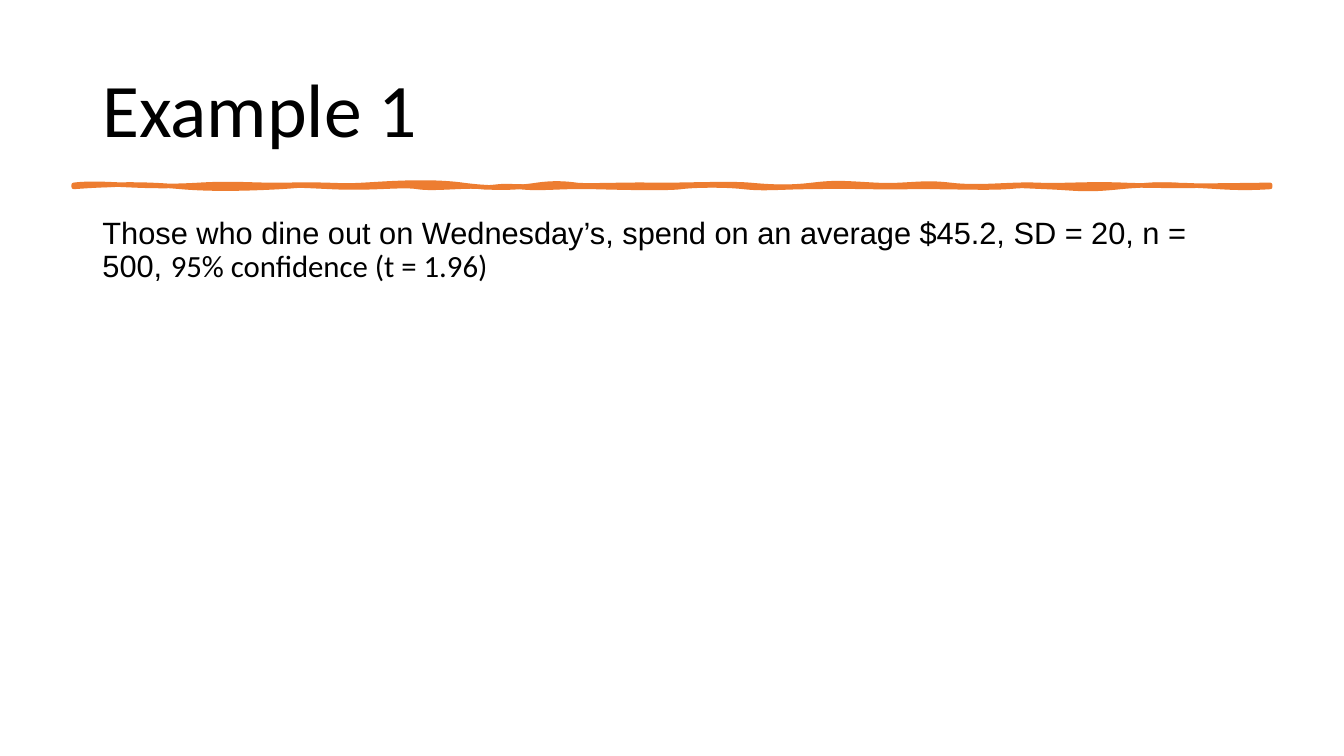
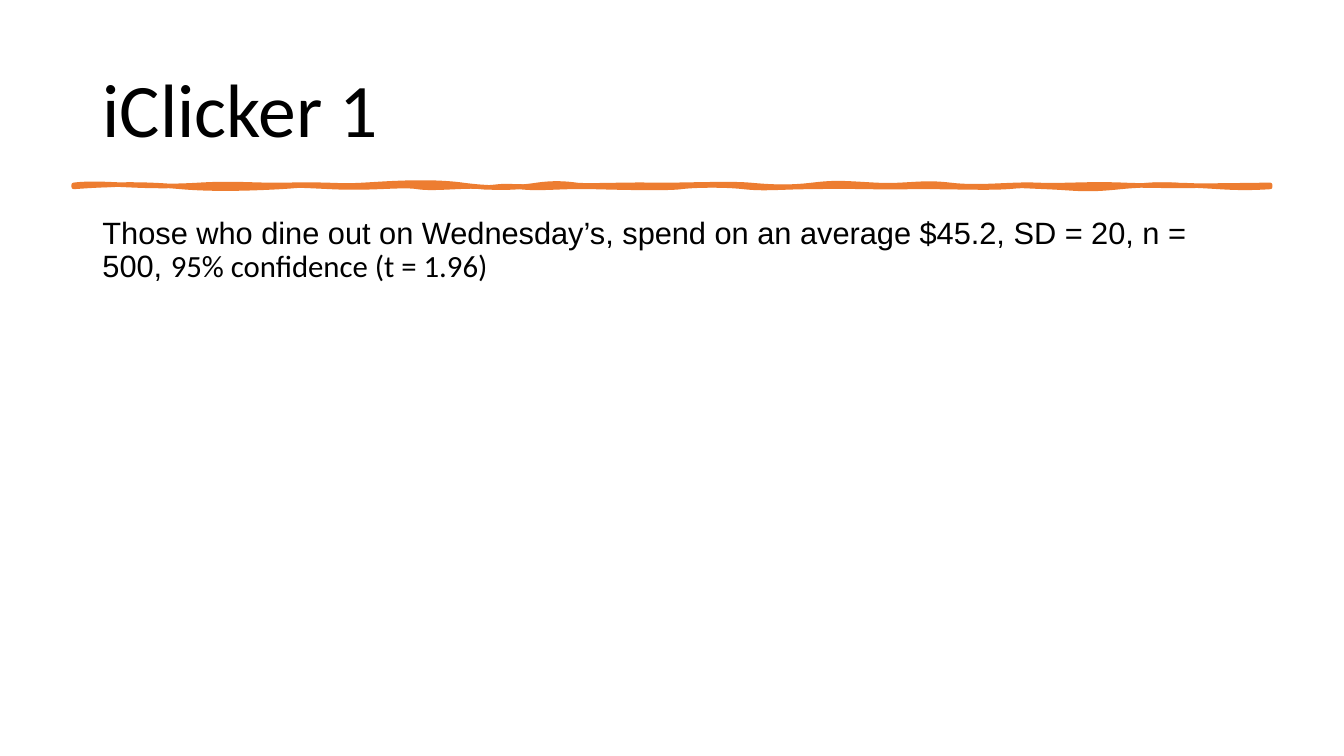
Before and after one commit to mikenguyen13/mar4050, a slide deck: slide 7 of lectures/14/2_Review.pptx. Drawn at 1344x756 pixels with LibreOffice and Linux fonts; fonts in the diff are those of the drawing. Boxes give left, top, right and bottom in pixels: in the first picture for what was removed or moved away, otherwise in the second. Text is boxed around its words. In the diff, an @@ line names an element or a change of style, - is before the commit and + after.

```diff
--- a/lectures/14/2_Review.pptx
+++ b/lectures/14/2_Review.pptx
@@ title at [102, 84, 378, 138]: text changed @@
-Example 1
+iClicker 1
```
Also in this commit, not shown: 3 other slides changed, 7 slides added, 7 other files.
